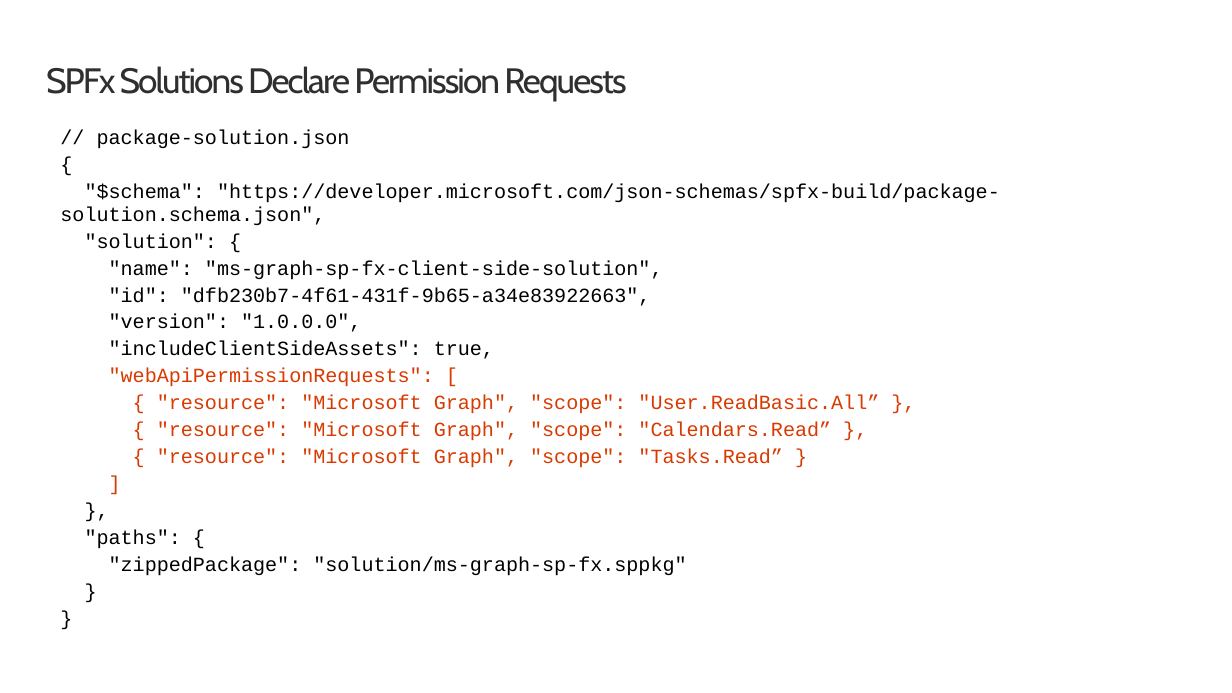
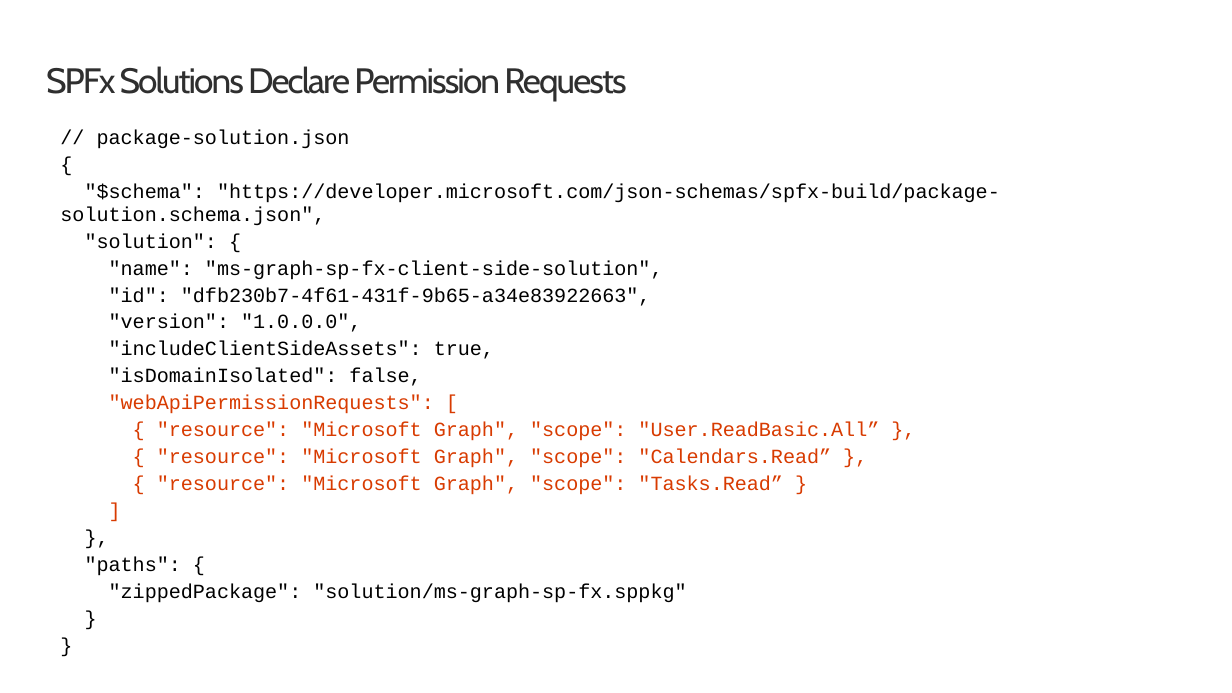
Before and after one commit to SharePoint/sp-dev-training-spfx-graph-3rdpartyapis, a slide deck: slide 11 of 03 msgraphpclient.pptx. Drawn at 1232x693 pixels with LibreOffice and Linux fonts; fonts in the diff are those of the drawing; background and template pictures are left out. Boxes give left, top, right and bottom in pixels: in the first picture for what was removed or moved away, otherwise in the second. Text is boxed around its words. In the diff, an @@ line names an element or a change of style, - is before the commit and + after.

Commit message:
Update slide deck for Ex 3

```diff
--- a/03 msgraphpclient.pptx
+++ b/03 msgraphpclient.pptx
@@ text at (109, 368, 421, 386): paragraph added @@
+"isDomainIsolated": false,
```
Also in this commit, not shown: 1 other slide changed.
